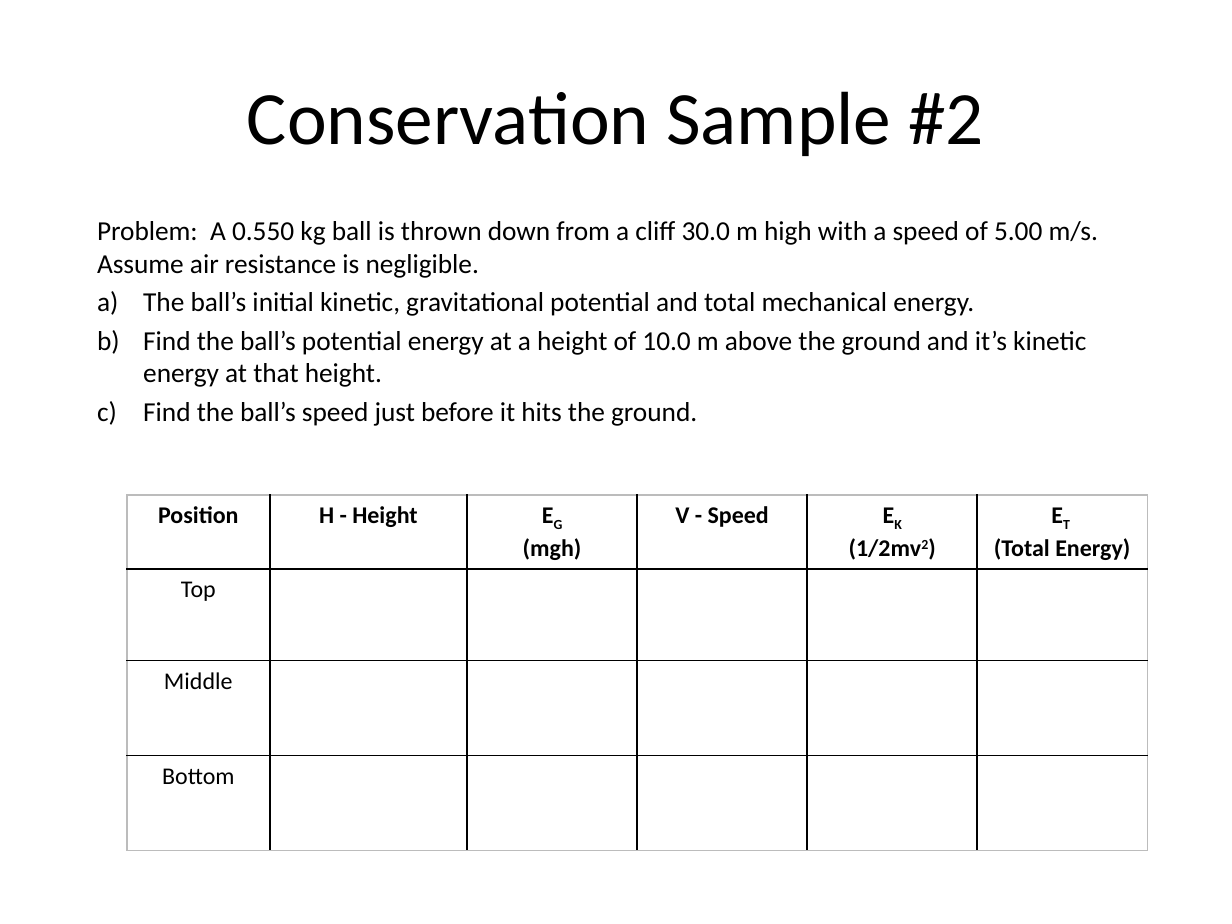
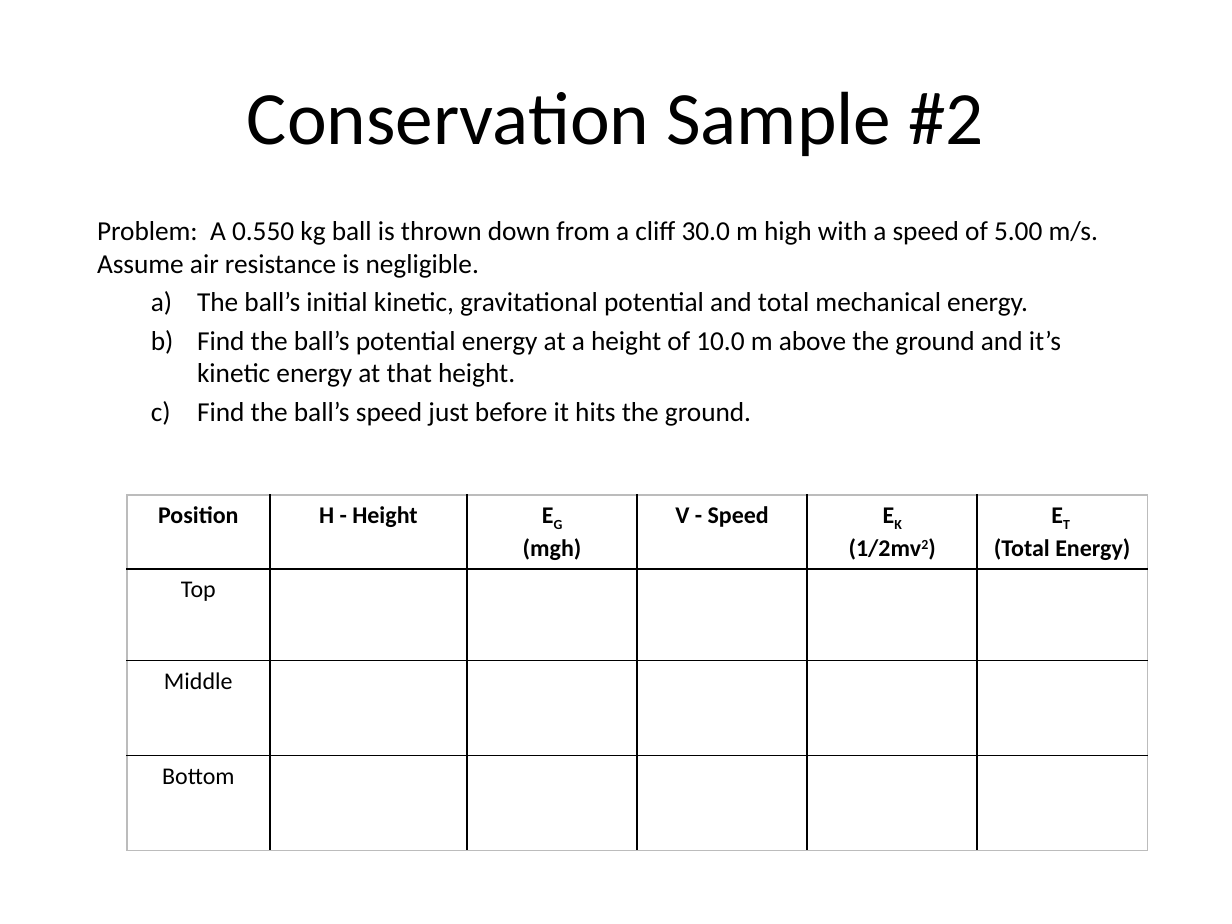
Before and after one commit to Greg5519/SPH3U0, a slide deck: slide 10 of Unit 5 Energy/Day05_ConservationOfEnergy/ConservationOfMechanicalEnergy.pptx (slide 9 before the commit). Drawn at 1232x924 pixels with LibreOffice and Linux fonts; fonts in the diff are those of the drawing. Boxes give left, top, right and bottom in pixels: in the first picture for what was removed or moved away, otherwise in the second. Text is boxed around its words. In the diff, an @@ line names an element or a change of style, - is before the commit and + after.

```diff
--- a/Unit 5 Energy/Day05_ConservationOfEnergy/ConservationOfMechanicalEnergy.pptx
+++ b/Unit 5 Energy/Day05_ConservationOfEnergy/ConservationOfMechanicalEnergy.pptx
@@ text at (197, 292, 1061, 426): list level 1 to 2 in "The ball’s initial kinetic, gravitational ..."; list level 1 to 2 in "Find the ball’s potential energy ..."; list level 1 to 2 in "Find the ball’s speed just ..." @@
```
Also in this commit, not shown: 2 other slides changed, 1 slide added, 5 other files.
